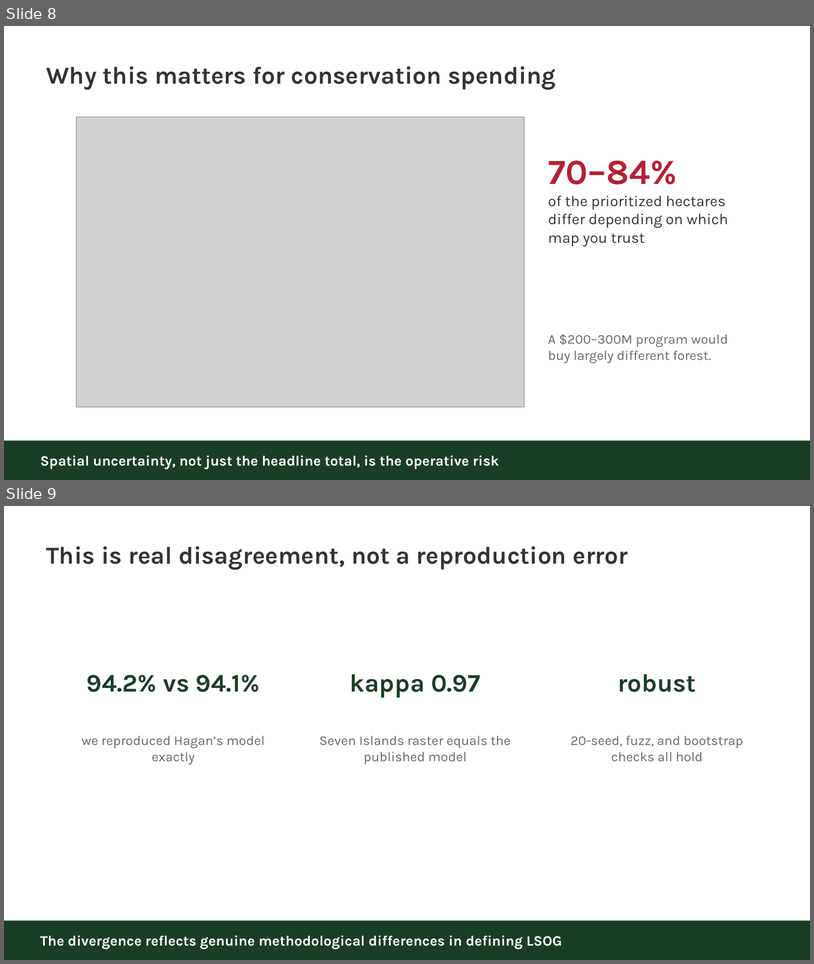
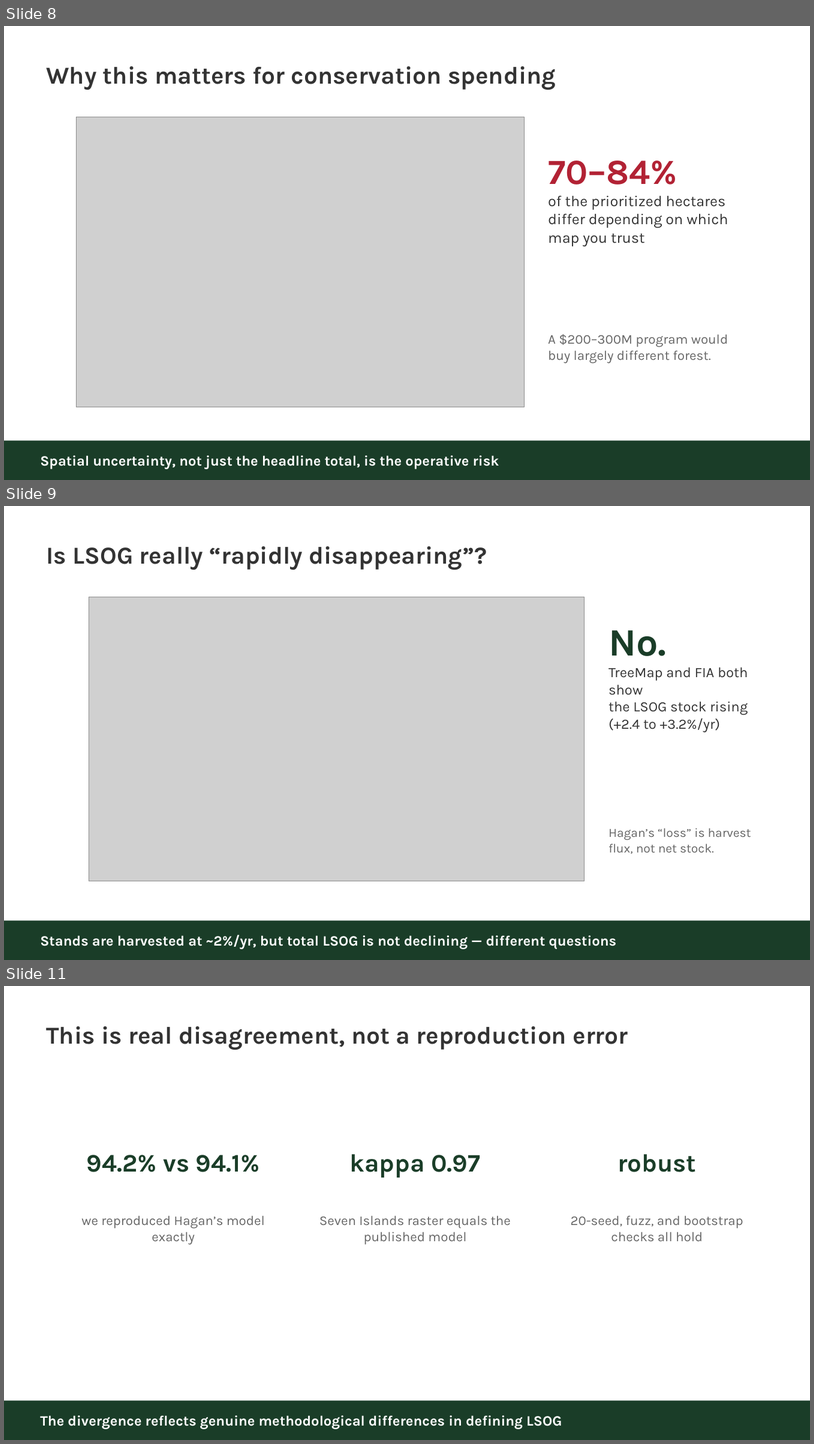
Before and after one commit to holoros/lsog-ne, a slide deck: deck/LSOG_Mapping_Uncertainty_Deck.pptx. Shown one above the other, each under a label of ours: slides 8 and 9 before the commit, slides 8, 9 and 11 after it; the slides between them are not shown. The pictures are 814x964 and 814x1444 pixels, drawn with LibreOffice and Linux fonts; fonts in the diff are those of the drawing; grey boxes stand for pictures. Boxes give left, top, right and bottom in pixels: in the first picture for what was removed or moved away, otherwise in the second. Text is boxed around its words. In the diff, an @@ line names an element or a change of style, - is before the commit and + after.

```diff
--- a/deck/LSOG_Mapping_Uncertainty_Deck.pptx
+++ b/deck/LSOG_Mapping_Uncertainty_Deck.pptx
@@ slide 9 added at box(4, 506, 810, 960), background #FFFFFF @@
@@ text added at box(46, 546, 487, 570), 29 pt, text #333333, bold @@
+Is LSOG really “rapidly disappearing”?
@@ picture added at box(89, 597, 585, 881) @@
@@ text added at box(609, 630, 752, 853), 17 pt, text #333333 @@
+No.
+TreeMap and FIA both show
+the LSOG stock rising
+(+2.4 to +3.2%/yr)
+Hagan’s “loss” is harvest
+flux, not net stock.
@@ rectangle added at box(4, 921, 810, 960), fill #1A3D28 @@
@@ text added at box(40, 934, 617, 949), 17 pt, text #FFFFFF, bold @@
+Stands are harvested at ~2%/yr, but total LSOG is not declining — different questions
@@ what was slide 9 is now slide 11 @@
```
Also in this commit, not shown: 1 other slide added, 1 other file.
